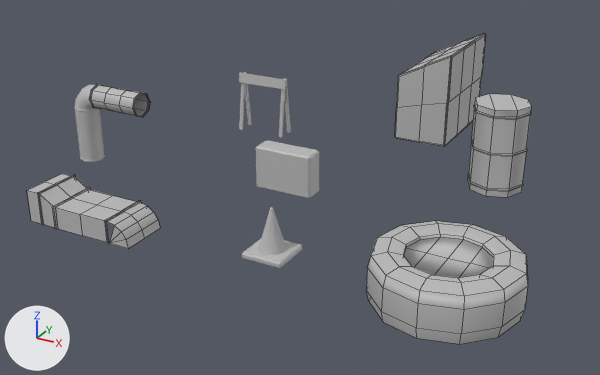
Renders of the FBX model Assets/Art/Decorations/Decorations.fbx from each side of a commit.
The view is the same before and after, from a camera (50 mm lens) standing at (6.73, -11.7, 5.45) and looking at (0.54, -0.45, -0.18). Arrows for +X, +Y and +Z are at lower left; the lights stay in place. Mesh edges are drawn as thin lines on the coarser meshes. Where no turn or scale is listed for an object, it has been applied to the vertices.

Names of what the first picture shows: 'Air', 'Barrel', 'Cone', 'Container', 'Duct1', 'Duct2', 'Duct3', 'Pipeline1', 'Pipeline3', 'Sign', 'Wheel'.
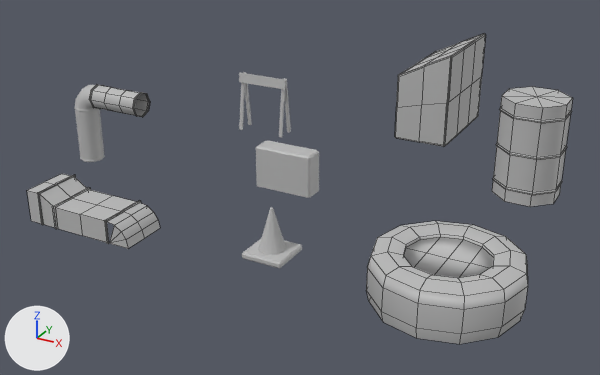
The change, as a list of edits to the scene's bpy script:
```text
Add me_mesh_011_1:
    me_mesh_011_1.from_pydata(...)  # 89 vertices, 88 faces; spans x -0.5..0.5, y -0.5..0.5, z 0.0..1.61
    me_mesh_011_1.materials.append(mat_lambert2)  # grey #bcbcbc
Remove ob_barrel:
    ob_barrel = bpy.data.objects.new('Barrel', me_mesh_010)
    ob_barrel.location = (3.49, 0.78, 0.0)
Add ob_barre:
    ob_barre = bpy.data.objects.new('Barre', me_mesh_011_1)
    ob_barre.location = (4.01, 0.77, 0.0)
```

Location of each change, (x1, y1, x2, y2) in pixels of the pictures (600 x 375 px):
'Barre', added: after (492, 87, 573, 207)
'Barrel', deleted: before (468, 94, 531, 197)
